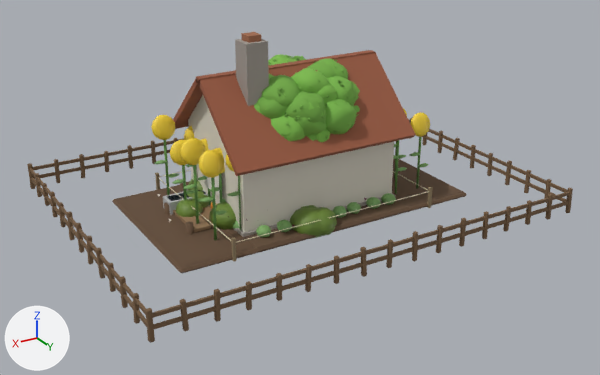
The glTF model 3d/models/village.glb as it was, and as the next commit left it.
Both versions are drawn from a 50 mm lens placed at (5.4, 9.24, 4.77), pointed at (0.07, 0.36, 0.34). Lighting does not change. The marker at lower left points along +X, +Y and +Z. The first picture is the older version. Where no turn or scale is listed for an object, it has been applied to the vertices. Vertices at exactly the same position are counted once.

In view in the first picture: 'dock', 'farmhouse', 'pasture', 'plot_empty', 'plot_sale', 'sunflowers', 'tree_a', 'tree_b', 'tree_c', 'veg_patch_sq', 'wheat_field' and 3 more.
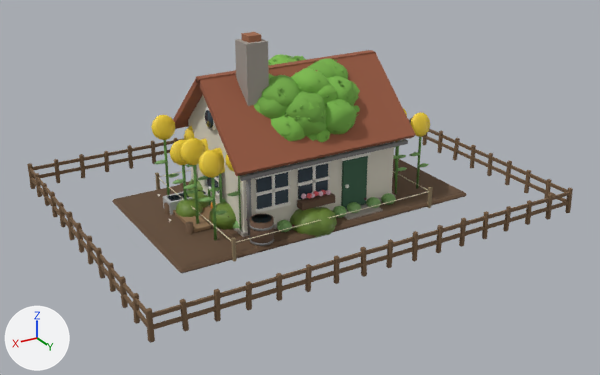
Where the newer file only moved an object's origin or applied its transform, the numbers keep the older frame.

Boxes [x1, y1, x2, y2] around the edits, measured in the pictures (600 x 375 px):
'farmhouse', reshaped
    before: [173, 32, 416, 237]
    after: [173, 32, 416, 247]
part 1 of me_farmhouse, added
    after: [344, 204, 383, 220]
part 2 of me_farmhouse, added (green)
    after: [341, 156, 368, 209]
part 3 of me_farmhouse, added
    after: [297, 193, 335, 211]
part 4 of me_farmhouse, added (brown)
    after: [250, 214, 274, 247]
part 5 of me_farmhouse, added
    after: [240, 139, 408, 181]
part 6 of me_farmhouse, added
    after: [341, 152, 371, 161]
part 7 of me_farmhouse, added
    after: [297, 161, 331, 170]
part 8 of me_farmhouse, added
    after: [298, 176, 330, 186]
part 9 of me_farmhouse, added
    after: [312, 166, 316, 193]
part 10 of me_farmhouse, added
    after: [256, 201, 291, 213]
part 11 of me_farmhouse, added
    after: [255, 170, 291, 179]
part 12 of me_farmhouse, added
    after: [256, 185, 290, 196]
part 13 of me_farmhouse, added
    after: [271, 175, 275, 206]
part 14 of me_farmhouse, added
    after: [250, 239, 274, 246]
part 15 of me_farmhouse, added
    after: [249, 223, 274, 231]
part 16 of me_farmhouse, added
    after: [246, 179, 252, 235]
part 17 of me_farmhouse, added
    after: [205, 107, 216, 130]
part 18 of me_farmhouse, rebuilt (6% wider)
    before: [205, 175, 220, 197]
    after: [204, 175, 220, 198]
part 19 of me_farmhouse, added
    after: [251, 163, 328, 223]
part 20 of me_farmhouse, added
    after: [205, 110, 214, 128]

The edits, one by one:
me_farmhouse is used by ob_farmhouse; location (-0.16, -0.133, 1.24).
me_farmhouse had 602 vertices, 996 faces and spanned x -1.49..1.49, y -1.16..1.16, z -1.24..1.24.
me_farmhouse now has 1142 vertices, 1928 faces and spans x -1.49..1.49, y -1.16..1.33, z -1.24..1.24.
me_farmhouse part 1: a new loose piece, a box spanning x -0.62..-0.06, y 0.953..1.233, z -1.24..-1.14, in mat_matte.
me_farmhouse part 2: a new loose piece, a box spanning x -0.53..-0.15, y 0.933..0.973, z -1.18..-0.42, in mat_matte.
me_farmhouse part 3: a new loose piece, a box spanning x 0.06..0.56, y 0.963..1.103, z -0.93..-0.83, in mat_matte.
me_farmhouse part 4: a new loose piece, a 14-sided cylinder along z spanning x 1.04..1.34, y 1.02..1.32, z -1.22..-0.86, in mat_matte.
me_farmhouse part 5: a new loose piece, a box spanning x -1.09..1.41, y 1.043..1.103, z -0.335..-0.285, in mat_satin.
me_farmhouse part 6: a new loose piece, a box spanning x -0.57..-0.11, y 0.953..0.983, z -0.43..-0.37, in mat_satin.
me_farmhouse part 7: a new loose piece, a box spanning x 0.06..0.56, y 0.96..0.985, z -0.41..-0.37, in mat_satin.
me_farmhouse part 8: a new loose piece, a box spanning x 0.07..0.55, y 0.963..0.983, z -0.64..-0.6, in mat_satin.
me_farmhouse part 9: a new loose piece, a box spanning x 0.29..0.33, y 0.963..0.983, z -0.85..-0.39, in mat_satin.
me_farmhouse part 10: a new loose piece, a box spanning x 0.66..1.16, y 0.96..0.985, z -0.87..-0.83, in mat_satin.
me_farmhouse part 11: a new loose piece, a box spanning x 0.66..1.16, y 0.96..0.985, z -0.41..-0.37, in mat_satin.
me_farmhouse part 12: a new loose piece, a box spanning x 0.67..1.15, y 0.963..0.983, z -0.64..-0.6, in mat_satin.
me_farmhouse part 13: a new loose piece, a box spanning x 0.89..0.93, y 0.963..0.983, z -0.85..-0.39, in mat_satin.
me_farmhouse part 14: a new loose piece, a 14-sided cylinder along z spanning x 1.039..1.341, y 1.018..1.328, z -1.155..-1.125, in mat_satin.
me_farmhouse part 15: a new loose piece, a 14-sided cylinder along z spanning x 1.039..1.341, y 1.018..1.328, z -0.955..-0.925, in mat_satin.
me_farmhouse part 16: a new loose piece, an 8-sided cylinder along z spanning x 1.23..1.29, y 0.953..1.013, z -1.14..-0.3, in mat_satin.
me_farmhouse part 17: a new loose piece, a 14-sided cylinder along x spanning x 1.325..1.355, y -0.017..0.283, z 0.014..0.306, in mat_satin.
me_farmhouse part 18: the loose piece of 8 vertices spanning x 1.33..1.35, y -0.1..0.36, z -0.85..-0.39 is rebuilt with 24 vertices and now spans x 1.34..1.36, y -0.11..0.37, z -0.86..-0.38.
me_farmhouse part 19: 44 vertices added at x 0.09..1.32, y 0.94..1.3, z -0.87..-0.41.
me_farmhouse part 20: 28 vertices added at x 1.34..1.37, y 0.02..0.25, z 0.05..0.27.
Other edits to the shape of me_farmhouse do not show in these pictures.
me_farmhouse gains material mat_gloss.
